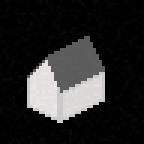
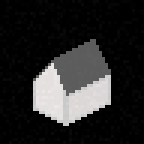
Layers edited between the first and the second w=144, h=144 image:
painted on "Roof" over (x1=27, y1=36, x2=111, y2=96)
painted on "Edges" over (x1=27, y1=69, x2=111, y2=126)
removed layer "Walls dark copy" over (x1=63, y1=75, x2=102, y2=117)
painted on "Walls dark" over (x1=63, y1=75, x2=108, y2=120)
painted on "Walls" over (x1=30, y1=57, x2=108, y2=120)
